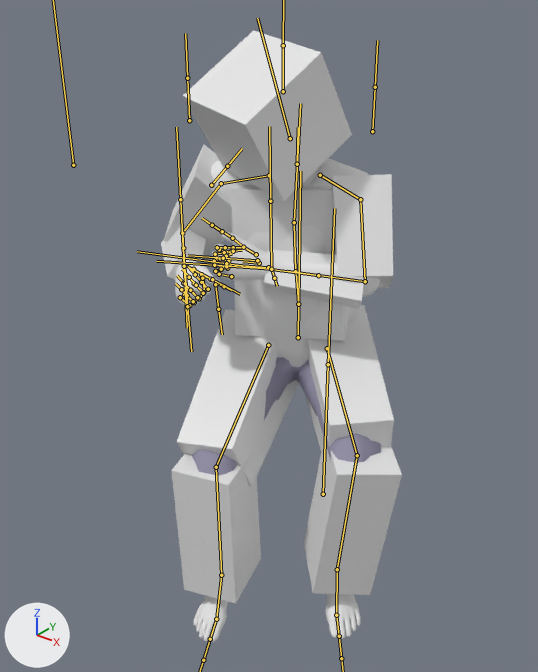
One commit to the FBX model care-up/Assets/Resources/Models/patient.fbx: the scene before it, then after it.
Camera for both pictures: a 50 mm lens placed at (1.14, -1.722, 1.596), pointed at (0.041, -0.348, 0.744). Lighting does not change. The marker at lower left points along +X, +Y and +Z. Both versions are drawn at frame 170 of the action 'pArmature|030_patientSit_showArm'; the numbers are the values there. The bones that bend it are drawn over the model as lines.

The first picture shows 'Head', 'LeftArm', 'LeftForeArm', 'LeftLeg', 'LeftUpLeg', 'Patient', 'RightArm', 'RightForeArm', 'RightLeg', 'RightUpLeg', 'Spine1'.
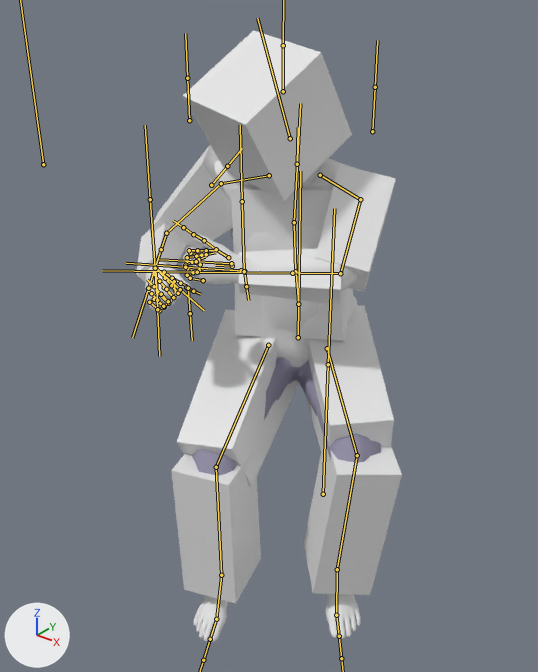
Commit message: Fixed patient animation

Boxes (x1, y1, x2, y2) around the edits, measured in the pictures (538 x 672 px):
'Patient', posed (14% wider): before (175, 158, 381, 642); after (145, 158, 381, 642)
'LeftArm', posed (30% wider, 12% taller): before (331, 174, 393, 288); after (315, 164, 396, 292)
'RightArm', posed: before (164, 145, 232, 258); after (149, 145, 233, 260)
'LeftForeArm', posed: before (264, 250, 364, 309); after (239, 248, 341, 305)
'RightForeArm', posed (15% wider, 11% taller): before (161, 225, 206, 280); after (136, 222, 188, 283)
bone 'LeftArm', root to tip: before (360, 199) to (365, 281); after (360, 199) to (340, 273)
bone 'LeftForeArm', root to tip: before (365, 281) to (287, 271); after (340, 273) to (260, 272)
bone 'LeftHand', root to tip: before (268, 267) to (235, 265); after (241, 270) to (206, 268)
bone 'RightArm', root to tip: before (221, 183) to (182, 233); after (221, 183) to (166, 233)
bone 'RightForeArm', root to tip: before (182, 233) to (184, 259); after (166, 233) to (157, 261)
bone 'RightHand', root to tip: before (184, 264) to (186, 287); after (155, 267) to (156, 291)

The change in detail:
Bone 'LeftArm' (bone_leftarm) turns from (50, -2, 47) to (40, -17, 58) degrees about its own x, y and z.
Bone 'LeftForeArm' (bone_leftforearm) turns from (9, -10, 95) to (9, -6, 72) degrees about its own x, y and z.
Bone 'LeftHand' (bone_lefthand) turns from (-12, -24, 5) to (-9, -34, 11) degrees about its own x, y and z.
Bone 'RightArm' (bone_rightarm) turns from (60, -16, 8) to (50, 0, 7) degrees about its own x, y and z.
Bone 'RightForeArm' (bone_rightforearm) turns from (8, 12, -110) to (9, 10, -93) degrees about its own x, y and z.
Bone 'RightHand' (bone_righthand) turns from (11, -6, 7) to (18, 6, 2) degrees about its own x, y and z.
